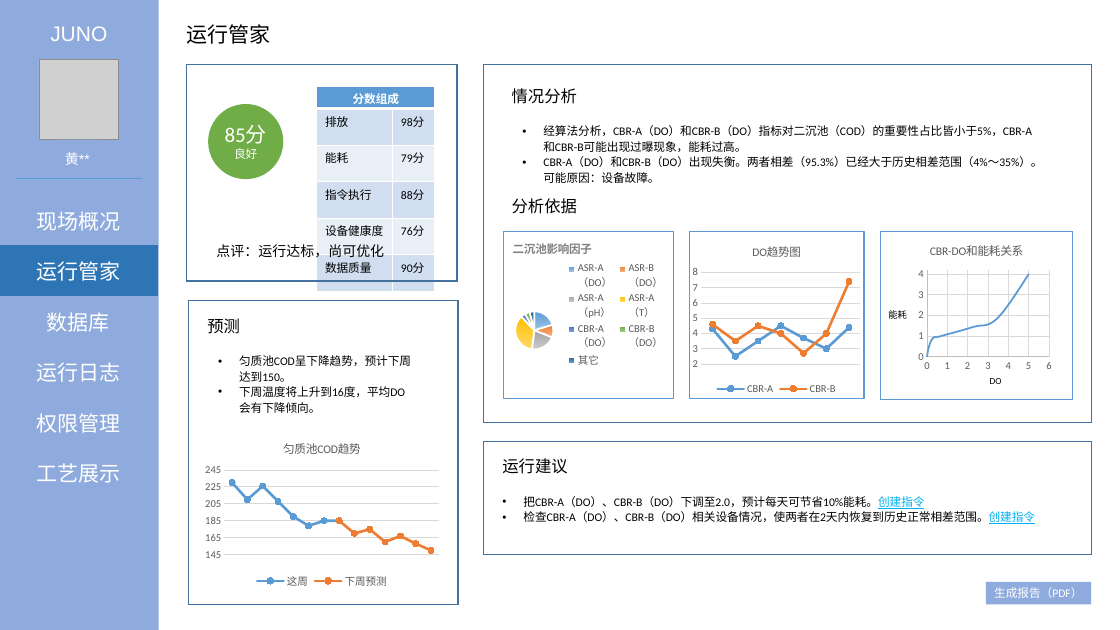
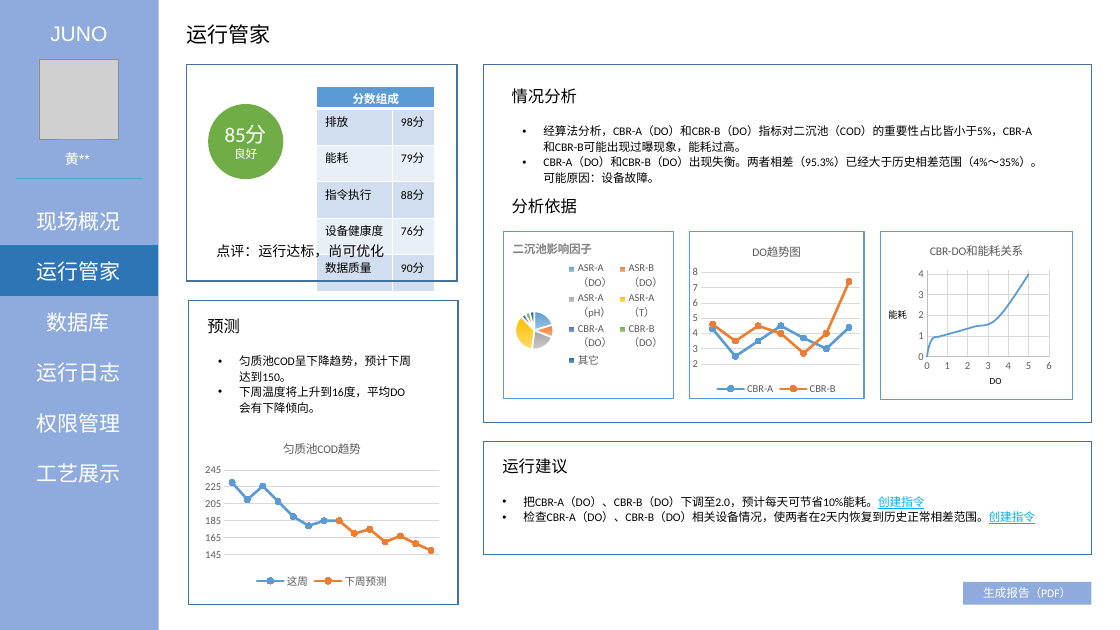
Before and after one commit to 89266498/Juno6, a slide deck: slide 3 of Juno运行AI界面模板1.0.pptx. Drawn at 1120x630 pixels with LibreOffice and Linux fonts; fonts in the diff are those of the drawing; grey boxes stand for pictures; background and template pictures are left out. Boxes give left, top, right and bottom in pixels: in the first picture for what was removed or moved away, otherwise in the second. Text is boxed around its words. In the diff, an @@ line names an element or a change of style, - is before the commit and + after.

Commit message:
pptx

```diff
--- a/Juno运行AI界面模板1.0.pptx
+++ b/Juno运行AI界面模板1.0.pptx
@@ rectangle "生成报告（PDF）": place and size @@
-rectangle "生成报告（PDF）" at box(986, 582, 1091, 605)
+rectangle "生成报告（PDF）" at box(964, 582, 1092, 605)
@@ rectangle "生成报告（PDF）" at box(964, 582, 1092, 605): alignment left to centre @@
```
Also in this commit, not shown: 2 other slides changed.
